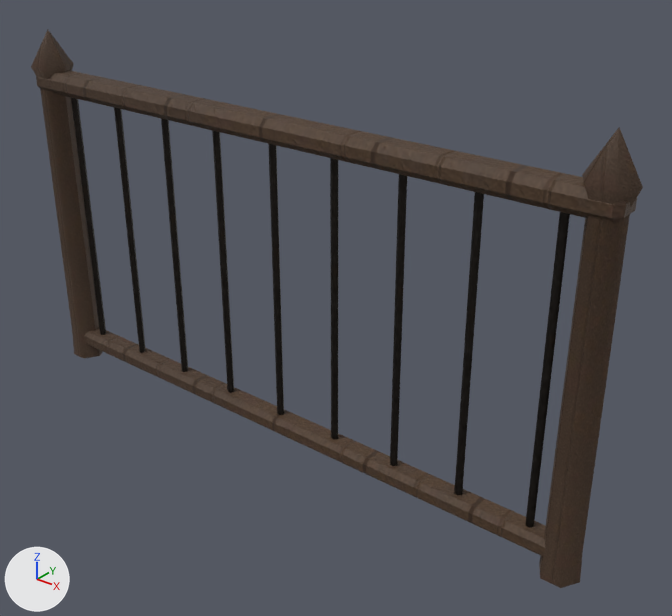
Two versions of the glTF model interiors/kit/balcony_railing_lod1.glb, one commit apart.
Both versions are drawn from a camera (50 mm lens) standing at (1.75, -1.9, 1.74) and looking at (0.17, 0.08, 0.51). Arrows for +X, +Y and +Z are at lower left; the lights stay in place. The first picture is the older version. Vertices at exactly the same position are counted once.

Before the edit, the objects in view are built like this:
```python
me_balcony_railing = bpy.data.meshes.new('balcony_railing')
me_balcony_railing.from_pydata(...)  # 248 vertices, 388 faces; spans x -1.07..1.07, y -0.06..0.06, z 0.0..1.22
me_balcony_railing.materials.append(mat_varn_interiors_atlas)
ob_balcony_railing = bpy.data.objects.new('balcony_railing', me_balcony_railing)
ob_balcony_railing.location = (0.0, 0.0, 0.0)
```
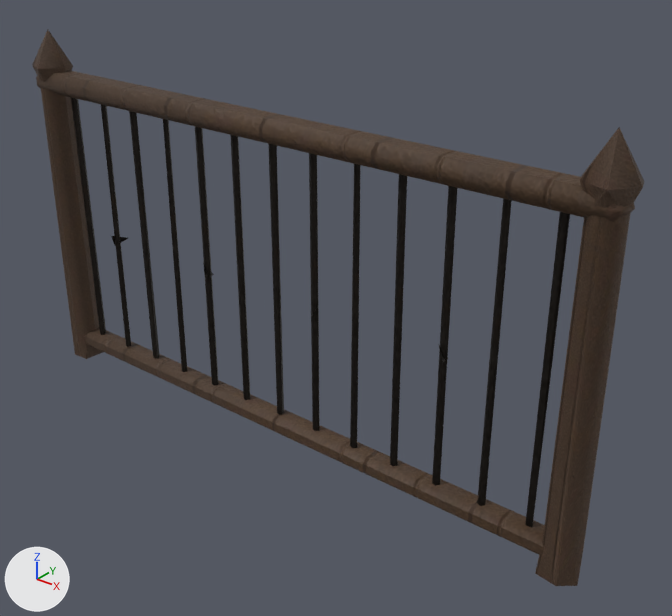
The change, as a list of edits to the scene's bpy script:
```text
Change me_balcony_railing:
    used by ob_balcony_railing; location = (0.0, 0.0, 0.0)
    remove me_balcony_railing.from_pydata(...)  # 248 vertices, 388 faces; spans x -1.07..1.07, y -0.06..0.06, z 0.0..1.22
    add me_balcony_railing.from_pydata(...)  # 224 vertices, 360 faces; spans x -1.07..1.07, y -0.07..0.07, z 0.0..1.22
    me_balcony_railing part 1: a new loose piece, a 5-sided cylinder along z spanning x -0.31..-0.288, y -0.011..0.011, z 0.11..1.03, in mat_varn_interiors_atlas
    me_balcony_railing part 2: a new loose piece, a 5-sided cylinder along z spanning x -0.16..-0.138, y -0.011..0.011, z 0.11..1.03, in mat_varn_interiors_atlas
    me_balcony_railing part 3: a new loose piece, a 5-sided cylinder along z spanning x 0.14..0.162, y -0.011..0.011, z 0.11..1.03, in mat_varn_interiors_atlas
    me_balcony_railing part 4: a new loose piece, a 5-sided cylinder along z spanning x 0.59..0.612, y -0.011..0.011, z 0.11..1.03, in mat_varn_interiors_atlas
    me_balcony_railing part 5: the loose piece of 14 vertices spanning x -0.68..-0.66, y -0.01..0.01, z 0.11..1.03 is deleted
    me_balcony_railing part 6: the loose piece of 14 vertices spanning x 0.67..0.69, y -0.01..0.01, z 0.11..1.03 is deleted
    me_balcony_railing part 7: the loose piece of 14 vertices spanning x -0.23..-0.21, y -0.01..0.01, z 0.11..1.03 is deleted
    me_balcony_railing part 8: the loose piece of 14 vertices spanning x 0.22..0.24, y -0.01..0.01, z 0.11..1.03 is deleted
    me_balcony_railing part 9
    99 vertices are removed from x -1.06..1.07, y -0.06..0.06, z 0.0..1.22
    247 faces are deleted
    4 vertices move from x -0.98..1.03, y -0.05..-0.04, z 0.0..1.05 to x -0.96..1.04, y -0.03..0.03, z 0.1..1.05
    84 vertices are added at x -1.06..1.06, y -0.07..0.07, z 0.0..1.1
    7 new vertices lie (-0.01, 0.0, -0.92) away from vertices in x -0.75..0.75, y -0.01..0.01, z 1.03
    235 new faces join them
```

Location of each change, [x1, y1, x2, y2] in pixels of the pictures (672 x 616 px; the box of a moved part takes in the faces that stretch with it):
'balcony_railing', reshaped: before [31, 29, 643, 588]; after [32, 29, 644, 586]
part 1 of me_balcony_railing, added: after [195, 127, 219, 386]
part 2 of me_balcony_railing, added: after [230, 135, 250, 400]
part 3 of me_balcony_railing, added: after [309, 153, 320, 431]
part 4 of me_balcony_railing, added: after [432, 186, 457, 486]
part 5 of me_balcony_railing, deleted: before [114, 108, 146, 353]
part 6 of me_balcony_railing, deleted: before [454, 192, 484, 496]
part 7 of me_balcony_railing, deleted: before [212, 131, 234, 393]
part 8 of me_balcony_railing, deleted: before [330, 158, 338, 440]
part 9 of me_balcony_railing, moved or reshaped: before [31, 29, 643, 588]; after [32, 29, 644, 586]
